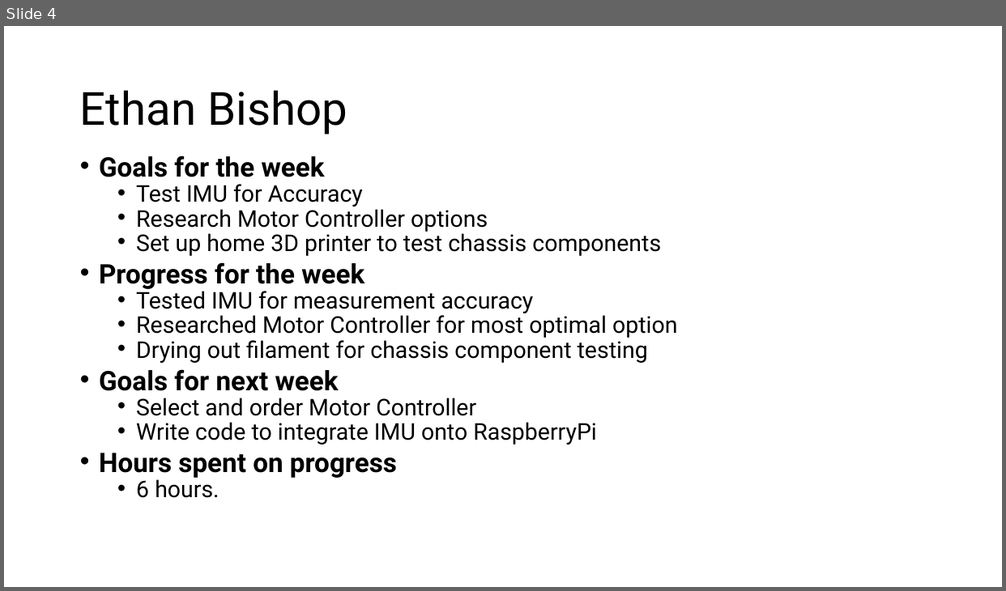
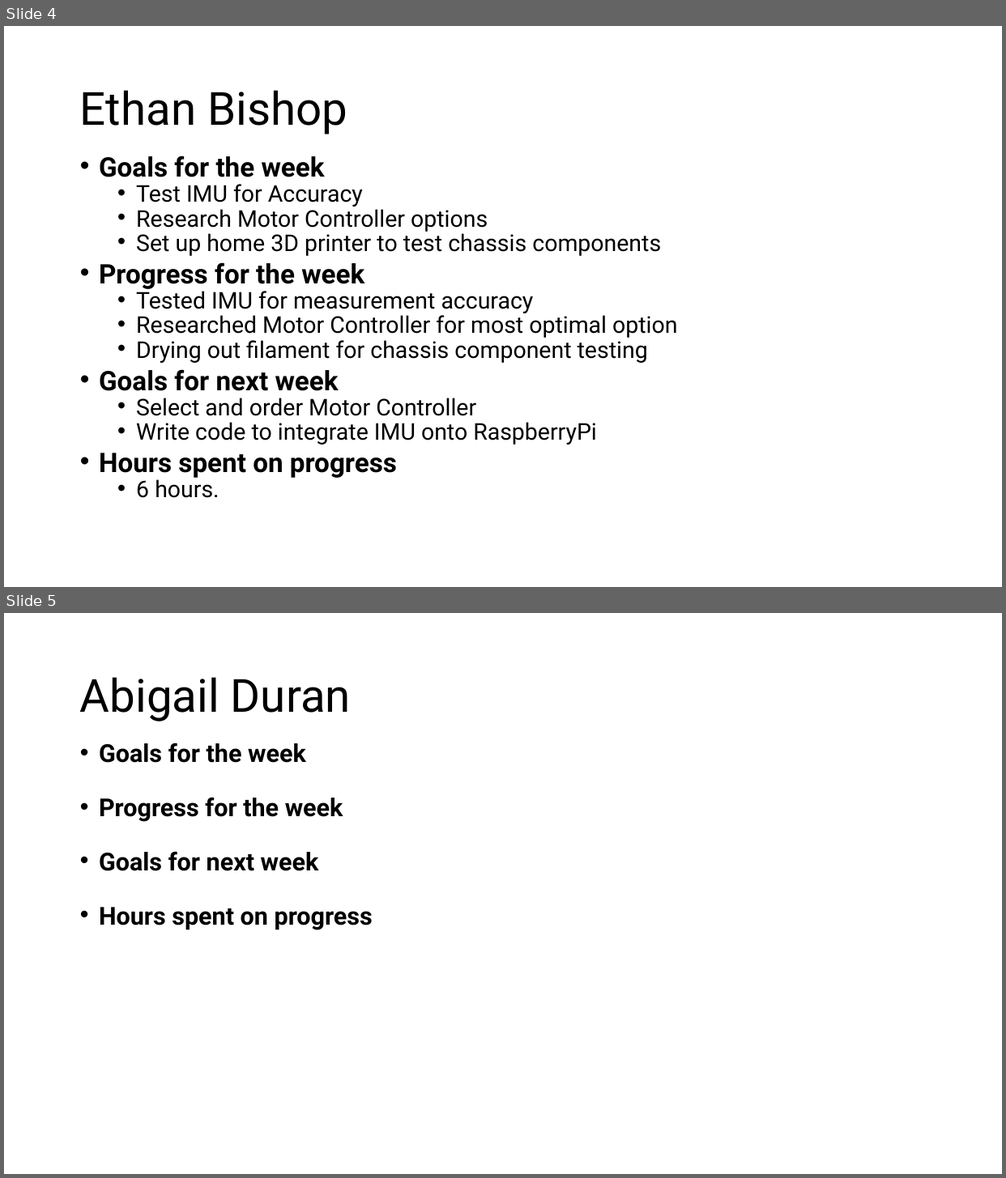
Before and after one commit to EthanWellsSr/Self-Driving-RC-Car, a slide deck: Weekly Reports/Self-Driving-RC-Car.pptx. Shown one above the other, each under a label of ours: slide 4 before the commit, slides 4 and 5 after it. The pictures are 1006x591 and 1006x1178 pixels, drawn with LibreOffice and Linux fonts; fonts in the diff are those of the drawing. Boxes give left, top, right and bottom in pixels: in the first picture for what was removed or moved away, otherwise in the second. Text is boxed around its words. In the diff, an @@ line names an element or a change of style, - is before the commit and + after.

```diff
--- a/Weekly Reports/Self-Driving-RC-Car.pptx
+++ b/Weekly Reports/Self-Driving-RC-Car.pptx
@@ slide 5 added at (4,613,1002,1174), background #FFFFFF @@
@@ title added at (80,677,351,722), 44 pt, text #000000 @@
+Abigail Duran
@@ text added at (99,743,373,931), 23.8 pt, text #000000, bold @@
+• Goals for the week
+• Progress for the week
+• Goals for next week
+• Hours spent on progress
```
Also in this commit, not shown: 7 other files.
